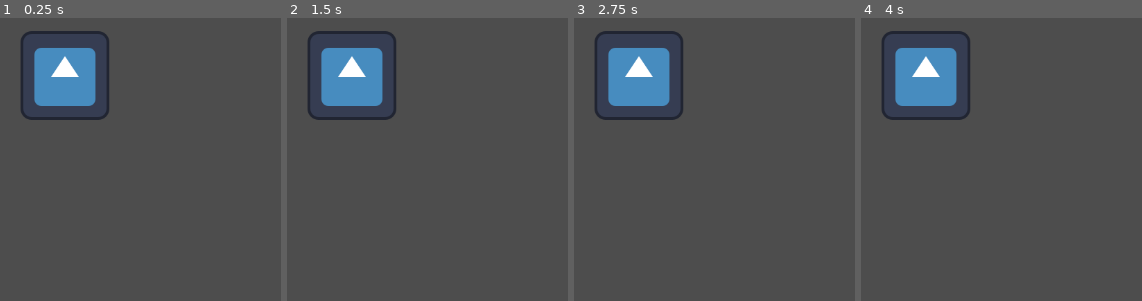
Above: before the commit, frames 1-4 (left to right).
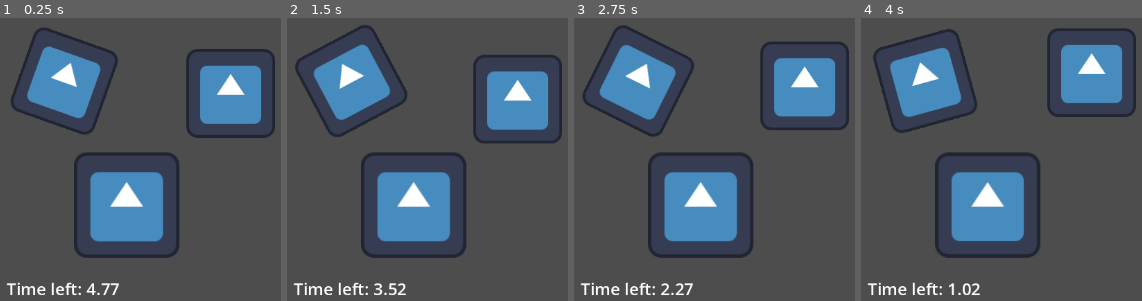
Above: after the commit, the same moments.

Repository: russjohnson09/godot-chess
Game: Godot game, scene res://entry_2.tscn
Two runs of this game, one before a commit and one after it. Both use one fixed random seed, a clock stepped at 60 frames per second and the inputs below. Before the commit the project starts from res://node_2d.tscn. The engine's default icon, where the game draws it, is replaced by a stand-in: a white triangle on a blue panel in a dark square.
Inputs:
- Up to frame 1 (0.25 s): no input
- Up to frame 2 (1.5 s): no input
- Up to frame 3 (2.75 s): no input
- Up to frame 4 (4 s): no input

The runs differ from the first frame. In frame 1, 18% of the frame differs, in the area x 2-98%, y 3-98%; in frame 2, 19%, in the area x 2-98%, y 2-98%; in frame 3, 19%; in frame 4, 18%.

Commit message:
main scene update

Diff:
--- a/godot-chess/godot-chess/project.godot
+++ b/godot-chess/godot-chess/project.godot
@@ -11,7 +11,7 @@
 [application]
 
 config/name="Godot Chess"
-run/main_scene="uid://b115s7kf70u6e"
+run/main_scene="uid://3sgk3j00ba6k"
 config/features=PackedStringArray("4.6", "GL Compatibility")
 config/icon="res://icon.svg"
 
